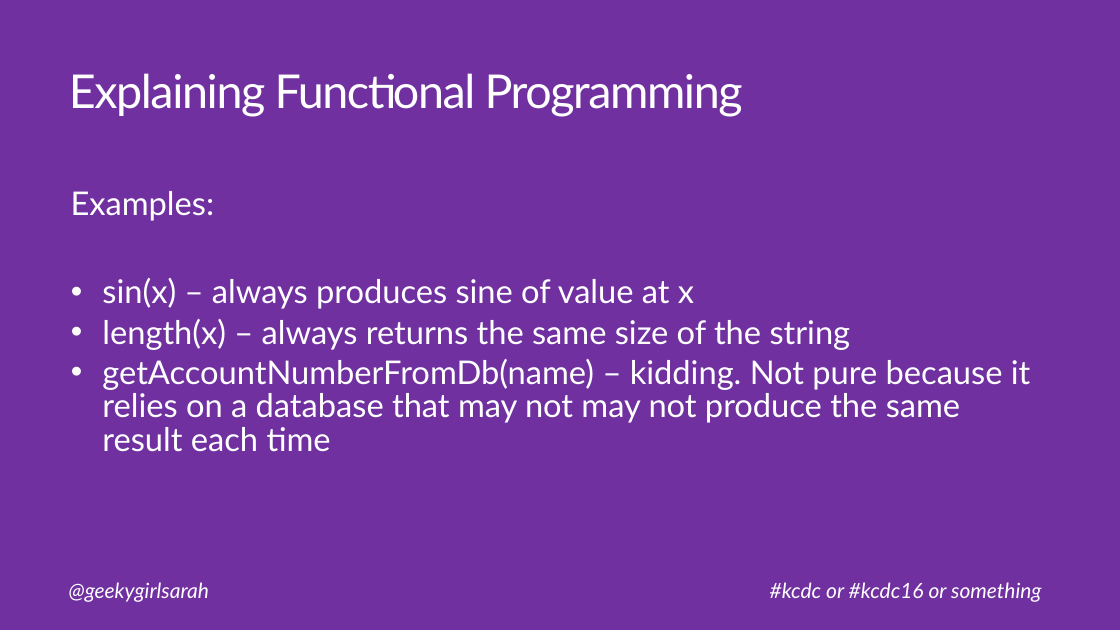
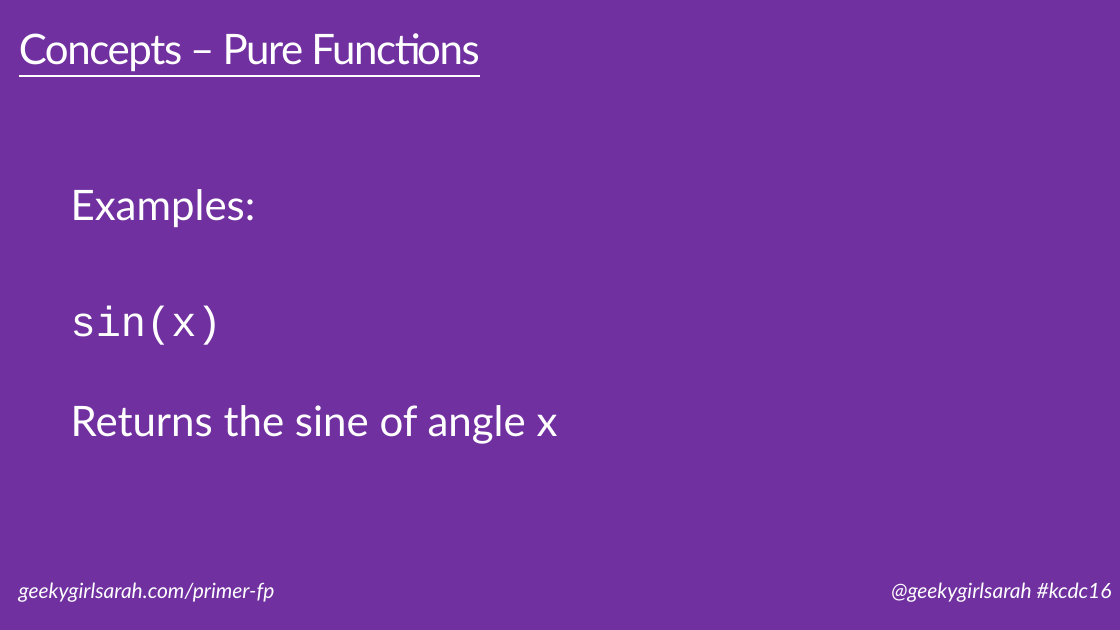
Before and after one commit to geekygirlsarah/talk-a_primer_on_functional_programming, a slide deck: slide 16 of A Primer on Functional Programming.pptx (slide 6 before the commit). Drawn at 1120x630 pixels with LibreOffice and Linux fonts; fonts in the diff are those of the drawing. Boxes give left, top, right and bottom in pixels: in the first picture for what was removed or moved away, otherwise in the second. Text is boxed around its words. In the diff, an @@ line names an element or a change of style, - is before the commit and + after.

Commit message:
Cleanup slides, improve examples, simplify wording, expand large slides into smaller ones

```diff
--- a/A Primer on Functional Programming.pptx
+++ b/A Primer on Functional Programming.pptx
@@ title at [19, 33, 479, 72]: text changed; size 40 to 36 pt @@
-Explaining Functional Programming
+Concepts – Pure Functions
@@ text "Examples:" at [71, 189, 558, 444]: vertical alignment top to middle @@
@@ text at [71, 189, 256, 228]: size 28 to 36 pt in "Examples:" @@
@@ text at [71, 305, 558, 444]: text changed; size 28 to 36 pt @@
-  • sin(x) – always produces sine of value at x
-  • length(x) – always returns the same size of the string
-  • getAccountNumberFromDb(name) – kidding. Not pure because it relies on a database that may not may not produce the same result each time
+sin(x)
+Returns the sine of angle x
@@ text at [19, 582, 275, 602]: text changed @@
-@geekygirlsarah
+geekygirlsarah.com/primer-fp
@@ text at [891, 582, 1112, 602]: text changed @@
-#kcdc or #kcdc16 or something
+@geekygirlsarah #kcdc16
```
Also in this commit, not shown: 28 other slides changed, 23 slides added, 1 slide removed.
